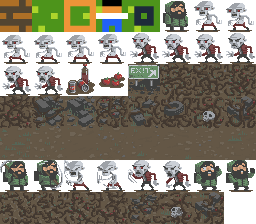
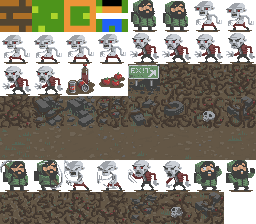
Layer changes from the first 256 × 224 image to the second:
removed layer "Pasted Layer #1" over left=128, top=0, right=160, bottom=32
